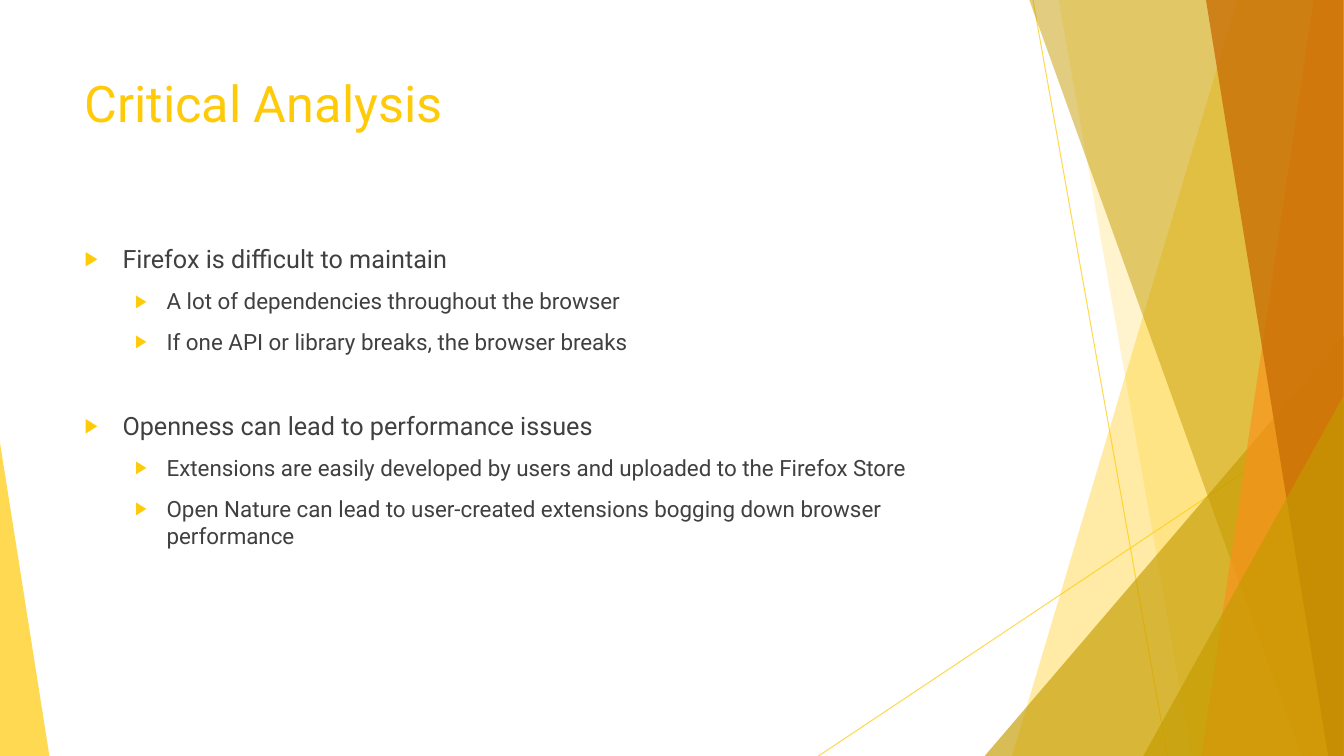
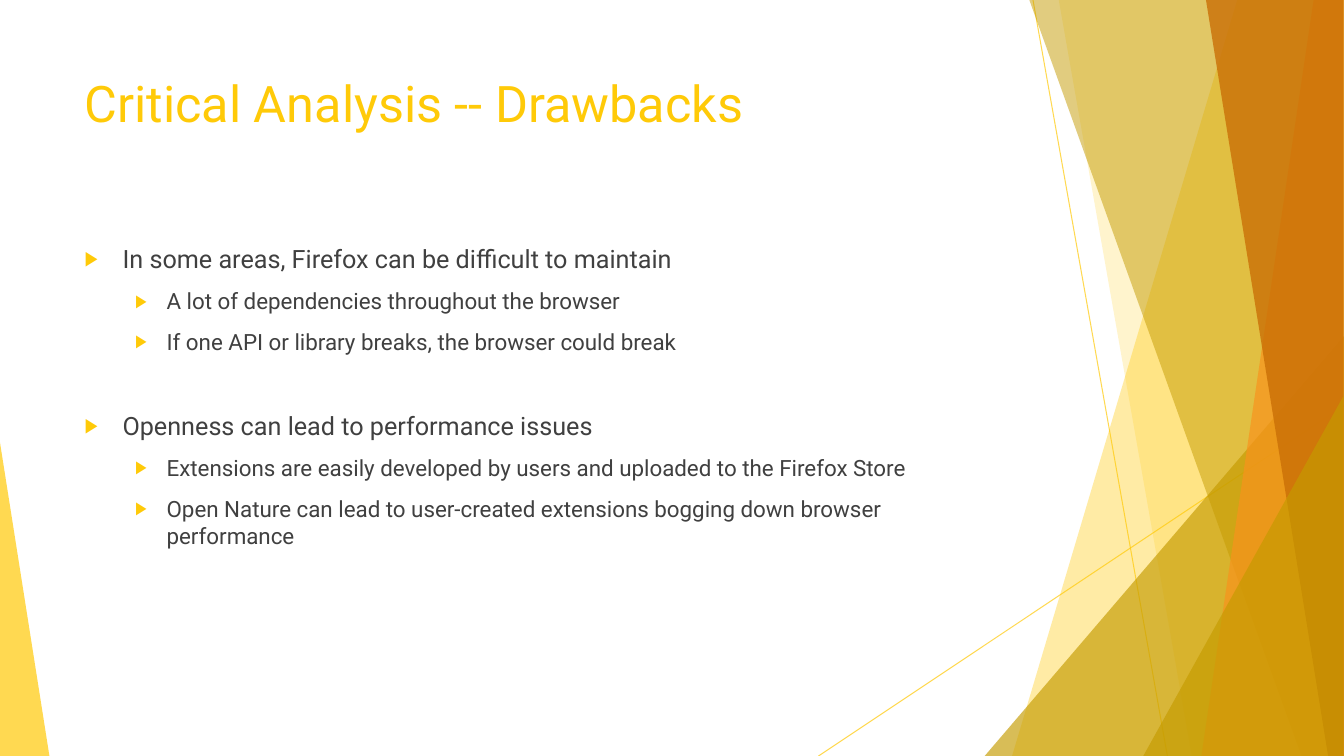
Before and after one commit to ryanlanguay/COMP_529_Project, a slide deck: slide 10 of Mozilla Firefox.pptx (slide 9 before the commit). Drawn at 1344x756 pixels with LibreOffice and Linux fonts; fonts in the diff are those of the drawing. Boxes give left, top, right and bottom in pixels: in the first picture for what was removed or moved away, otherwise in the second. Text is boxed around its words. In the diff, an @@ line names an element or a change of style, - is before the commit and + after.

```diff
--- a/Mozilla Firefox.pptx
+++ b/Mozilla Firefox.pptx
@@ title at bbox=[85, 84, 743, 133]: text changed @@
-Critical Analysis
+Critical Analysis -- Drawbacks
@@ text at bbox=[123, 249, 672, 272]: text changed @@
-▶ Firefox is difficult to maintain
+▶ In some areas, Firefox can be difficult to maintain
@@ text at bbox=[167, 333, 676, 355]: text changed @@
-  ▶ If one API or library breaks, the browser breaks
+  ▶ If one API or library breaks, the browser could break
```
Also in this commit, not shown: 1 slide added.
